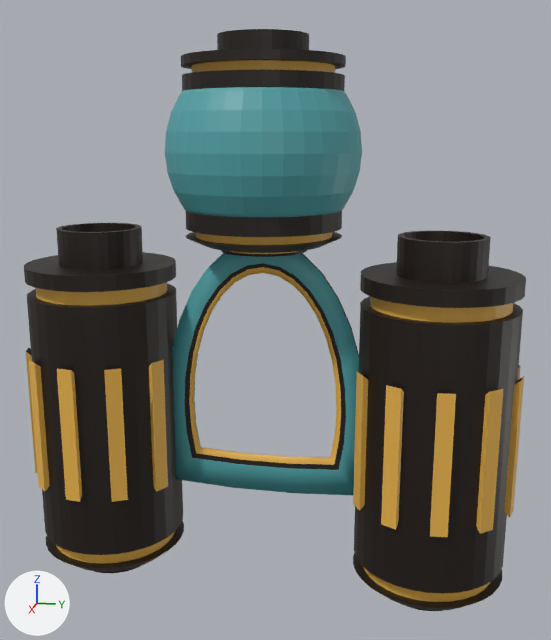
Two versions of the Blender file assets/game/models/not_rigged/pod_racer_1.blend, one commit apart.
One viewpoint serves both versions: a camera (50 mm lens) standing at (9.57, 2.06, 3.81) and looking at (-0.04, 0.14, 1.41). Every picture has the same lights, and +X, +Y and +Z are marked at lower left. The picture after the commit comes second.

Script lines for the objects in view, before the commit:
```python
me_circle = bpy.data.meshes.new('Circle')
me_circle.from_pydata(...)  # 2256 vertices, 1438 faces; spans x -1.07..1.07, y -1.05..1.06, z -1.16..1.45
me_circle.materials.append(mat_material_001)  # picture img_pod_engine_1
me_circle_002 = bpy.data.meshes.new('Circle.002')
me_circle_002.from_pydata(...)  # 2256 vertices, 1438 faces; spans x -1.07..1.07, y -1.05..1.06, z -2.25..2.58
me_circle_002.materials.append(mat_material_003)  # picture img_pod_engine_1_002
me_circle_004 = bpy.data.meshes.new('Circle.004')
me_circle_004.from_pydata(...)  # 184 vertices, 184 faces; spans x 0.0..0.06, y -1.38..1.38, z -1.0..2.49
me_circle_004.materials.append(mat_material_001)  # picture img_pod_engine_1
me_sphere = bpy.data.meshes.new('Sphere')
me_sphere.from_pydata(...)  # 1280 vertices, 640 faces; spans x -1.0..1.0, y -1.0..1.0, z -0.83..0.83
me_sphere.materials.append(mat_material_001)  # picture img_pod_engine_1
ob_pod_connector_1 = bpy.data.objects.new('pod_connector_1', me_circle_004)
ob_pod_connector_1.location = (0.0, 0.0, 0.0)
ob_pod_engine_1 = bpy.data.objects.new('pod_engine_1', me_circle)
ob_pod_engine_1.location = (0.0, 0.0, 3.5)
ob_pod_engine_1_002 = bpy.data.objects.new('pod_engine_1.002', me_circle_002)
ob_pod_engine_1_002.location = (0.0, 2.25, 0.0)
ob_pod_engine_1_002.scale = (1.0, -1.0, 1.0)
ob_sphere = bpy.data.objects.new('Sphere', me_sphere)
ob_sphere.parent = ob_pod_engine_1
ob_sphere.matrix_parent_inverse = Matrix(((1.0, 0.0, 0.0, 0.0), (0.0, 1.0, 0.0, 0.0), (0.0, 0.0, 1.0, 3.363), (0.0, 0.0, 0.0, 1.0)))
ob_sphere.location = (0.0, 0.0, -3.283)
ob_sphere.scale = (1.23, 1.23, 1.23)
# also in view: 'pod_engine_1.001' at (0.0, -2.24, 0.16)
```
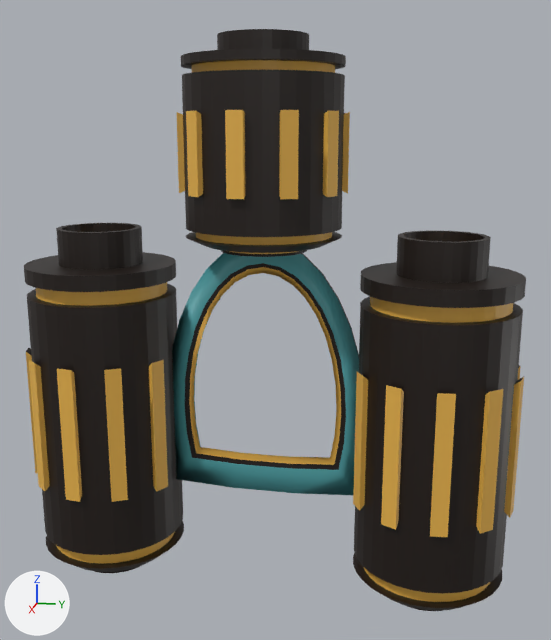
Changed parts and their boxes (x1, y1, x2, y2) in the pictures (551 x 640 px):
```json
{"object": "Sphere", "change": "deleted", "before": [165, 87, 362, 217], "on screen": "cyan"}
{"part": 1, "of": "me_circle", "change": "shading changed", "before": [182, 84, 344, 254], "after": [182, 84, 344, 254]}
{"part": 2, "of": "me_circle_004", "change": "shading changed", "before": [172, 253, 359, 495], "after": [172, 253, 359, 495]}
```

The change, as JSON lines over the scene's bpy script:
```json
{"block": "me_circle", "where": "me_circle.from_pydata(...)  # 2256 vertices, 1438 faces; spans x -1.07..1.07, y -1.05..1.06, z -1.16..1.45"}
{"block": "me_circle", "where": "# used by ob_pod_engine_1; location = (0.0, 0.0, 3.5)"}
{"block": "me_circle", "change": "me_circle part 1: all faces are now shaded smooth (1422 of 1438 changed)"}
{"block": "me_circle_004", "where": "me_circle_004.from_pydata(...)  # 184 vertices, 184 faces; spans x 0.0..0.06, y -1.38..1.38, z -1.0..2.49"}
{"block": "me_circle_004", "where": "# used by ob_pod_connector_1; location = (0.0, 0.0, 0.0)"}
{"block": "me_circle_004", "change": "me_circle_004 part 2: all faces are now shaded smooth (184 of 184 changed)"}
{"op": "remove", "block": "ob_sphere", "code": ["ob_sphere = bpy.data.objects.new('Sphere', me_sphere)", "ob_sphere.parent = ob_pod_engine_1", "ob_sphere.matrix_parent_inverse = Matrix(((1.0, 0.0, 0.0, 0.0), (0.0, 1.0, 0.0, 0.0), (0.0, 0.0, 1.0, 3.363), (0.0, 0.0, 0.0, 1.0)))", "ob_sphere.location = (0.0, 0.0, -3.283)", "ob_sphere.scale = (1.23, 1.23, 1.23)"]}
```
